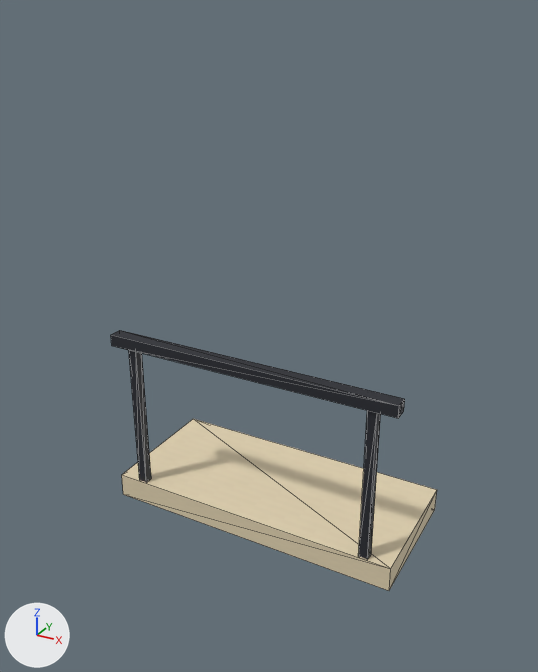
What one commit did to the glTF model public/models/citykit/balcony-lod1.glb.
Both versions are drawn from a camera (50 mm lens) standing at (1.59, -3.3, 2.47) and looking at (0.0, -0.41, 1.02). Every picture has the same lights, and +X, +Y and +Z are marked at lower left. The first picture is the older version. Mesh edges are drawn as thin lines. Vertices at exactly the same position are counted once.

The scene before the commit, as lines of its bpy script (objects in view):
```python
me_balcony_lod1 = bpy.data.meshes.new('balcony-lod1')
me_balcony_lod1.from_pydata(...)  # a box spanning x -0.62..-0.46, y -0.44..0.0, z -0.2..0.0; a box spanning x 0.46..0.62, y -0.44..0.0, z -0.2..0.0; a box spanning x -0.78..0.78, y -0.67..0.03, z 0.0..0.12; a box spanning x -0.76..0.76, y -0.68..-0.6, z 0.91..0.97; a box spanning x -0.66..-0.62, y -0.66..-0.62, z 0.12..0.92; a box spanning x 0.62..0.66, y -0.66..-0.62, z 0.12..0.92
me_balcony_lod1.materials.append(mat_kit_atlas)  # picture img_kit_atlas
ob_balcony_lod1 = bpy.data.objects.new('balcony-lod1', me_balcony_lod1)
ob_balcony_lod1.location = (0.0, 0.0, 0.0)
```
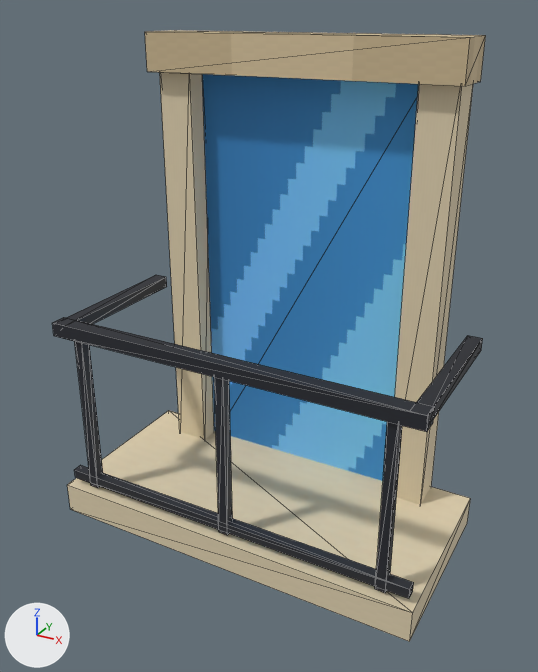
Where the change shows, as pixel boxes [x1, y1, x2, y2] in the pictures (538 x 672 px):
'balcony-lod1', reshaped (33% wider, 134% taller)
    before: [111, 330, 437, 591]
    after: [52, 30, 486, 642]
part 1 of me_balcony_lod1, added (beige)
    after: [67, 411, 470, 642]
part 2 of me_balcony_lod1, added
    after: [52, 317, 435, 432]
part 3 of me_balcony_lod1, added
    after: [66, 275, 167, 324]
part 4 of me_balcony_lod1, added
    after: [417, 335, 483, 418]
part 5 of me_balcony_lod1, added
    after: [74, 465, 414, 599]
part 6 of me_balcony_lod1, added
    after: [75, 341, 103, 488]
part 7 of me_balcony_lod1, added
    after: [214, 377, 232, 535]
part 8 of me_balcony_lod1, added
    after: [375, 422, 402, 593]
part 9 of me_balcony_lod1, added (beige)
    after: [160, 72, 214, 439]
part 10 of me_balcony_lod1, added (beige)
    after: [395, 84, 473, 505]
part 11 of me_balcony_lod1, added (beige)
    after: [145, 30, 486, 86]
part 12 of me_balcony_lod1, added (blue)
    after: [202, 74, 419, 481]
part 13 of me_balcony_lod1, deleted
    before: [129, 350, 151, 482]
part 14 of me_balcony_lod1, deleted
    before: [359, 411, 381, 559]
part 15 of me_balcony_lod1, deleted (beige)
    before: [122, 419, 437, 591]
part 16 of me_balcony_lod1, deleted
    before: [111, 330, 405, 418]

What the commit changed:
me_balcony_lod1 is used by ob_balcony_lod1; location (0.0, 0.0, 0.0).
me_balcony_lod1 had 48 vertices, 72 faces and spanned x -0.78..0.78, y -0.68..0.03, z -0.2..0.97.
me_balcony_lod1 now has 128 vertices, 192 faces and spans x -0.96..0.96, y -0.9..0.02, z -0.41..2.37.
me_balcony_lod1 part 1: a new loose piece, a box spanning x -0.96..0.96, y -0.9..0.02, z -0.02..0.14, in mat_kit_atlas (picture img_kit_atlas).
me_balcony_lod1 part 2: a new loose piece, a box spanning x -0.94..0.94, y -0.88..-0.8, z 1.005..1.075, in mat_kit_atlas (picture img_kit_atlas).
me_balcony_lod1 part 3: a new loose piece, a box spanning x -0.935..-0.865, y -0.87..-0.05, z 1.01..1.07, in mat_kit_atlas (picture img_kit_atlas).
me_balcony_lod1 part 4: a new loose piece, a box spanning x 0.865..0.935, y -0.87..-0.05, z 1.01..1.07, in mat_kit_atlas (picture img_kit_atlas).
me_balcony_lod1 part 5: a new loose piece, a box spanning x -0.93..0.93, y -0.865..-0.815, z 0.175..0.225, in mat_kit_atlas (picture img_kit_atlas).
me_balcony_lod1 part 6: a new loose piece, a box spanning x -0.824..-0.776, y -0.864..-0.816, z 0.16..1.04, in mat_kit_atlas (picture img_kit_atlas).
me_balcony_lod1 part 7: a new loose piece, a box spanning x -0.024..0.024, y -0.864..-0.816, z 0.16..1.04, in mat_kit_atlas (picture img_kit_atlas).
me_balcony_lod1 part 8: a new loose piece, a box spanning x 0.776..0.824, y -0.864..-0.816, z 0.16..1.04, in mat_kit_atlas (picture img_kit_atlas).
me_balcony_lod1 part 9: a new loose piece, a box spanning x -0.75..-0.57, y -0.16..0.02, z 0.04..2.24, in mat_kit_atlas (picture img_kit_atlas).
me_balcony_lod1 part 10: a new loose piece, a box spanning x 0.57..0.75, y -0.16..0.02, z 0.04..2.24, in mat_kit_atlas (picture img_kit_atlas).
me_balcony_lod1 part 11: a new loose piece, a box spanning x -0.78..0.78, y -0.22..0.02, z 2.19..2.37, in mat_kit_atlas (picture img_kit_atlas).
me_balcony_lod1 part 12: a new loose piece, a box spanning x -0.57..0.57, y -0.055..0.015, z 0.09..2.19, in mat_kit_atlas (picture img_kit_atlas).
me_balcony_lod1 part 13: the loose piece of 8 vertices spanning x -0.66..-0.62, y -0.66..-0.62, z 0.12..0.92 is deleted.
me_balcony_lod1 part 14: the loose piece of 8 vertices spanning x 0.62..0.66, y -0.66..-0.62, z 0.12..0.92 is deleted.
me_balcony_lod1 part 15: the loose piece of 8 vertices spanning x -0.78..0.78, y -0.67..0.03, z 0.0..0.12 is deleted.
me_balcony_lod1 part 16: the loose piece of 8 vertices spanning x -0.76..0.76, y -0.68..-0.6, z 0.91..0.97 is deleted.
Other edits to the shape of me_balcony_lod1 do not show in these pictures.
